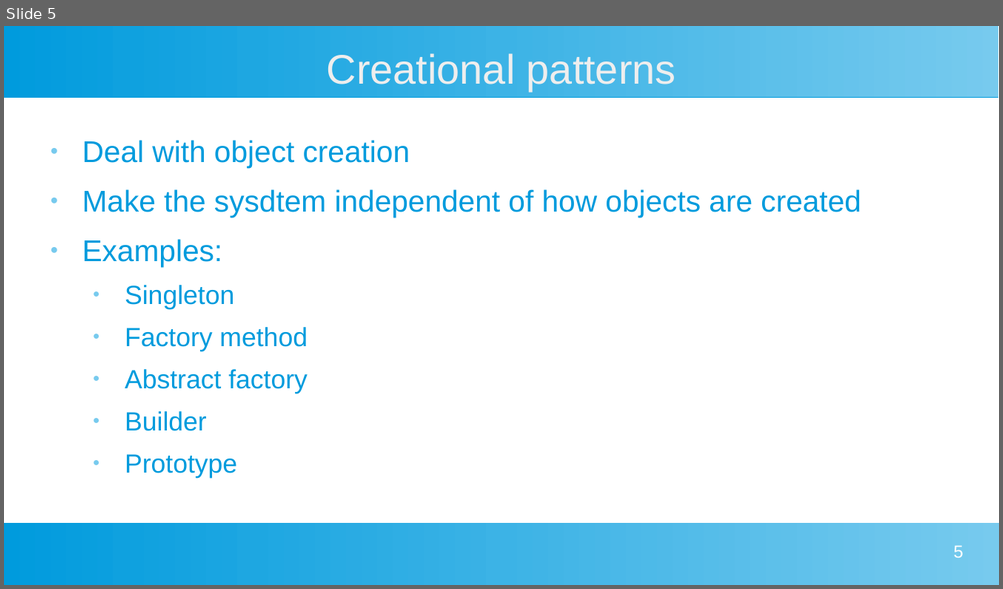
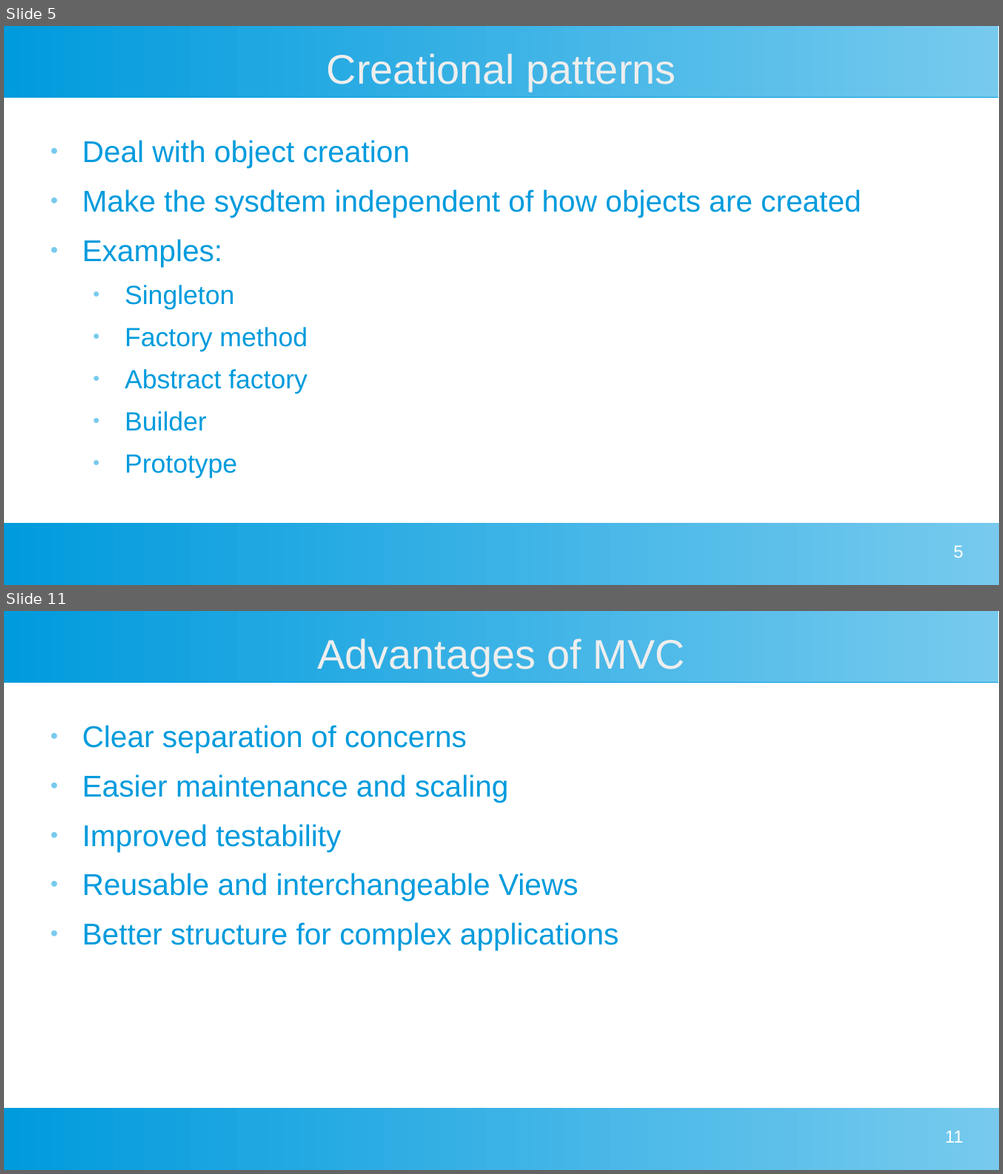
Before and after one commit to danihunn/Gomoku, a slide deck: DesignPatterns/DesignPatterns.pptx. Shown one above the other, each under a label of ours: slide 5 before the commit, slides 5 and 11 after it; the slides between them are not shown. The pictures are 1003x589 and 1003x1174 pixels, drawn with LibreOffice and Linux fonts; fonts in the diff are those of the drawing. Boxes give left, top, right and bottom in pixels: in the first picture for what was removed or moved away, otherwise in the second. Text is boxed around its words. In the diff, an @@ line names an element or a change of style, - is before the commit and + after.

```diff
--- a/DesignPatterns/DesignPatterns.pptx
+++ b/DesignPatterns/DesignPatterns.pptx
@@ slide 11 added at (4,611,999,1170), background #FFFFFF; not listed: 2 template elements that a slide beside it also shows @@
@@ title added at (317,638,685,676), 33 pt, text #EEEEEE @@
+Advantages of MVC
@@ text added at (82,725,619,951), 24 pt, text #009BDD @@
+● Clear separation of concerns
+● Easier maintenance and scaling
+● Improved testability
+● Reusable and interchangeable Views
+● Better structure for complex applications
@@ page number added at (945,1130,963,1143), 14 pt, text #FFFFFF @@
+11
```
Also in this commit, not shown: 6 other slides added.
